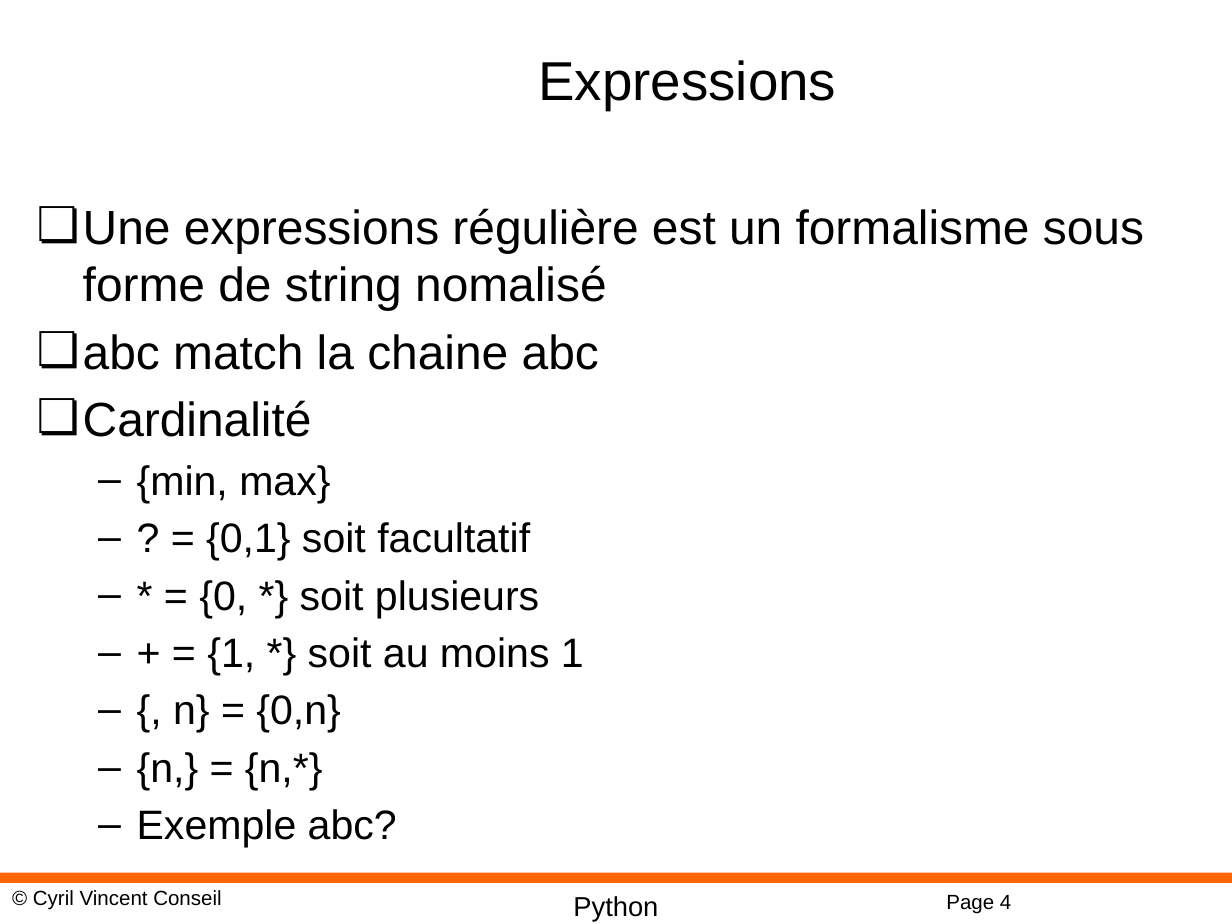
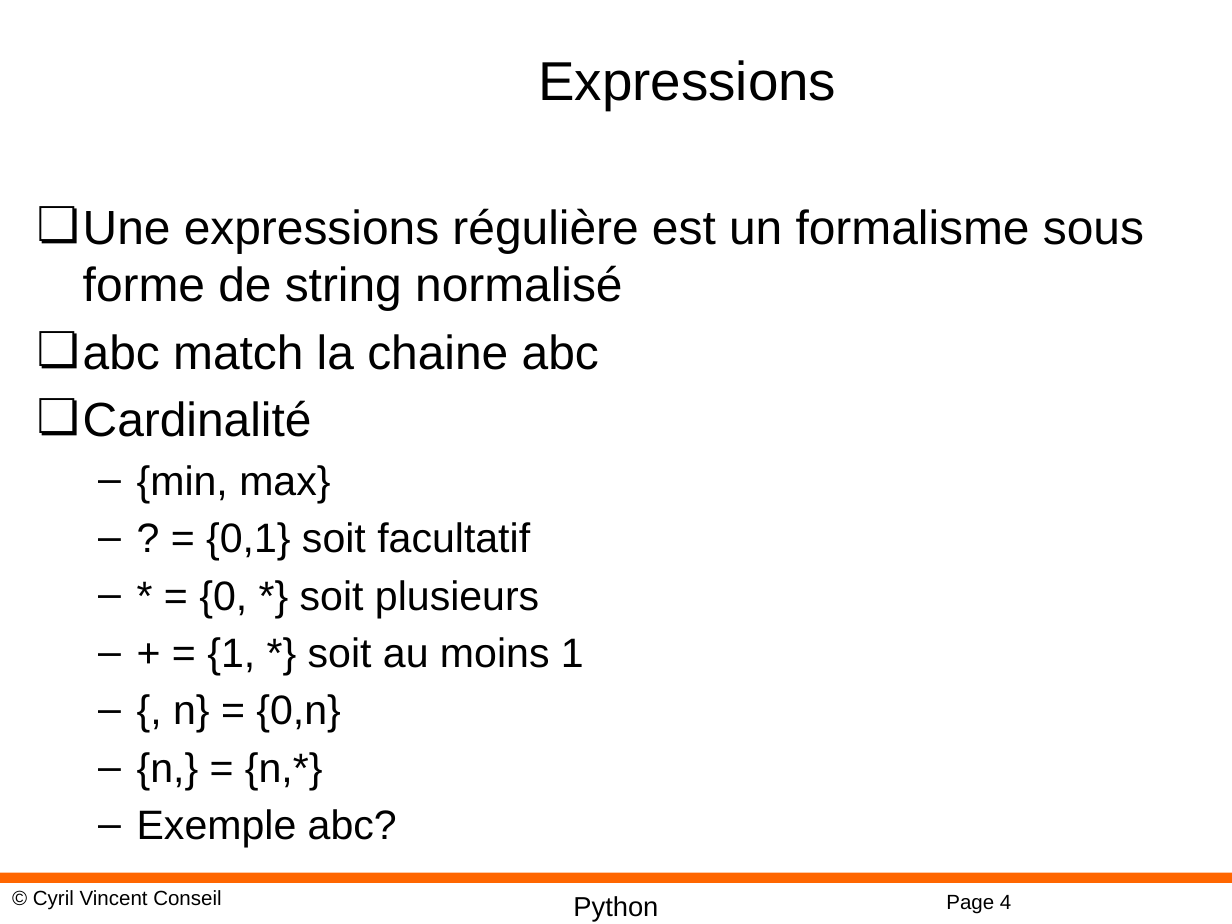
Before and after one commit to cyrilvincent/python, a slide deck: slide 4 of ppt/Python17-Regex.pptx. Drawn at 1232x924 pixels with LibreOffice and Linux fonts; fonts in the diff are those of the drawing; background and template pictures are left out. Boxes give left, top, right and bottom in pixels: in the first picture for what was removed or moved away, otherwise in the second. Text is boxed around its words. In the diff, an @@ line names an element or a change of style, - is before the commit and + after.

```diff
--- a/ppt/Python17-Regex.pptx
+++ b/ppt/Python17-Regex.pptx
@@ text at (83, 208, 1144, 311): text changed @@
-❏ Une expressions régulière est un formalisme sous forme de string nomalisé
+❏ Une expressions régulière est un formalisme sous forme de string normalisé
```
Also in this commit, not shown: 2 other files.
